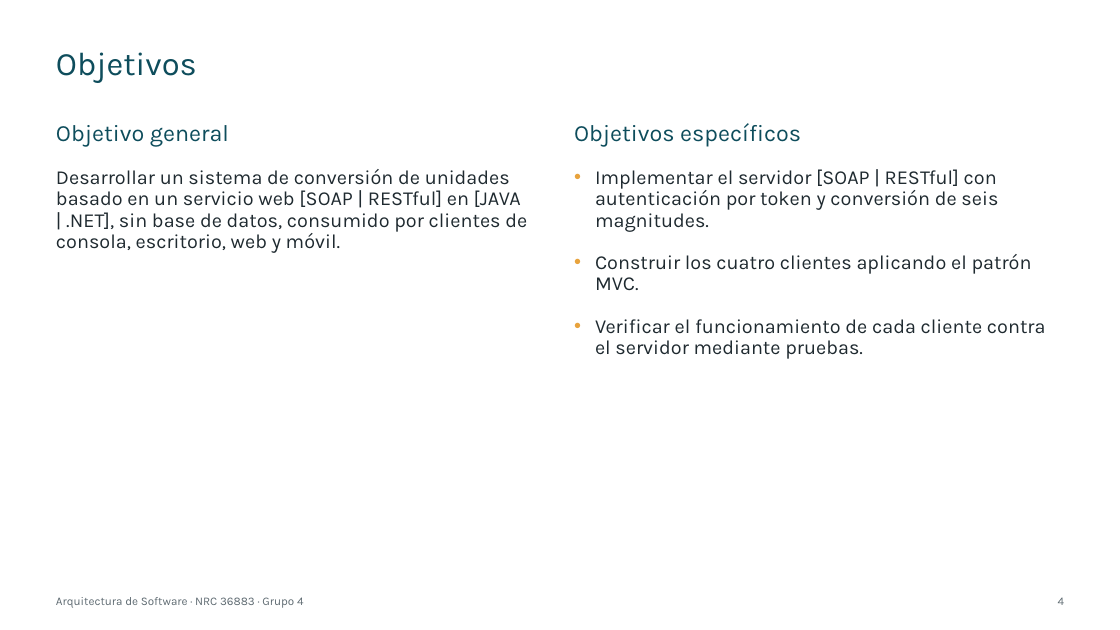
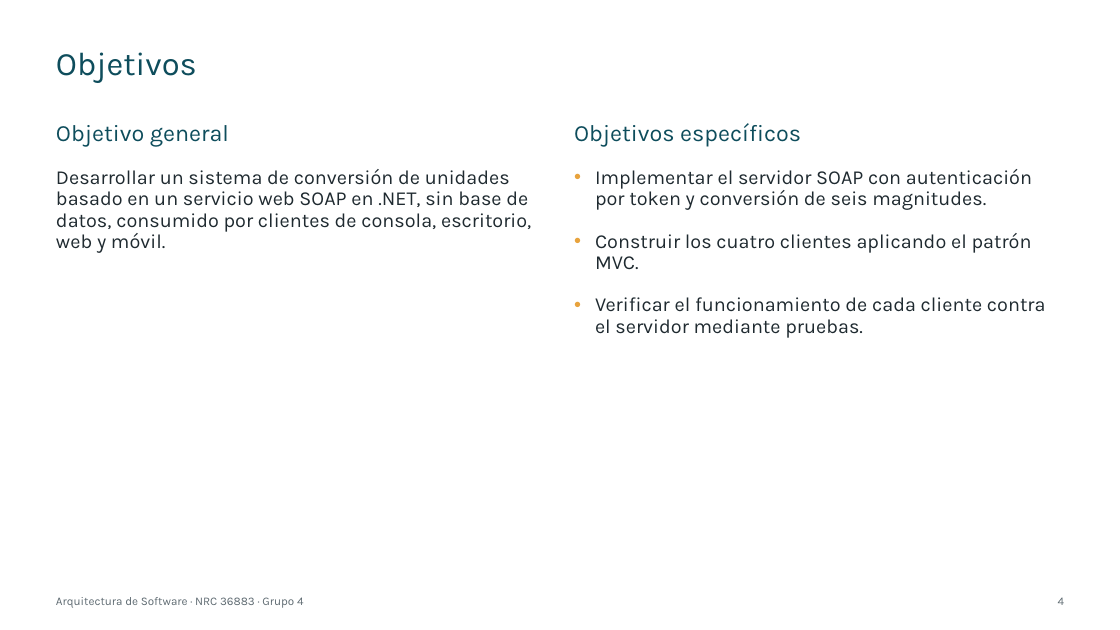
Before and after one commit to IMarcusDev/TI.1.2.-PAO202651_SOAP_DOTNET_SINBDD_NRC_36883_GR04, a slide deck: slide 4 of 05. DOCUMENTACION/PRESENTACION TI.1.2. SOAP sin BDD en DOTNET GR4.pptx. Drawn at 1120x630 pixels with LibreOffice and Linux fonts; fonts in the diff are those of the drawing. Boxes give left, top, right and bottom in pixels: in the first picture for what was removed or moved away, otherwise in the second. Text is boxed around its words. In the diff, an @@ line names an element or a change of style, - is before the commit and + after.

```diff
--- a/05. DOCUMENTACION/PRESENTACION TI.1.2. SOAP sin BDD en DOTNET GR4.pptx
+++ b/05. DOCUMENTACION/PRESENTACION TI.1.2. SOAP sin BDD en DOTNET GR4.pptx
@@ text at box(56, 169, 531, 253): text changed @@
-Desarrollar un sistema de conversión de unidades basado en un servicio web [SOAP | RESTful] en [JAVA | .NET], sin base de datos, consumido por clientes de consola, escritorio, web y móvil.
+Desarrollar un sistema de conversión de unidades basado en un servicio web SOAP en .NET, sin base de datos, consumido por clientes de consola, escritorio, web y móvil.
@@ text at box(595, 169, 1032, 210): text changed @@
-• Implementar el servidor [SOAP | RESTful] con autenticación por token y conversión de seis magnitudes.
+• Implementar el servidor SOAP con autenticación por token y conversión de seis magnitudes.
```
Also in this commit, not shown: 27 other slides changed.
